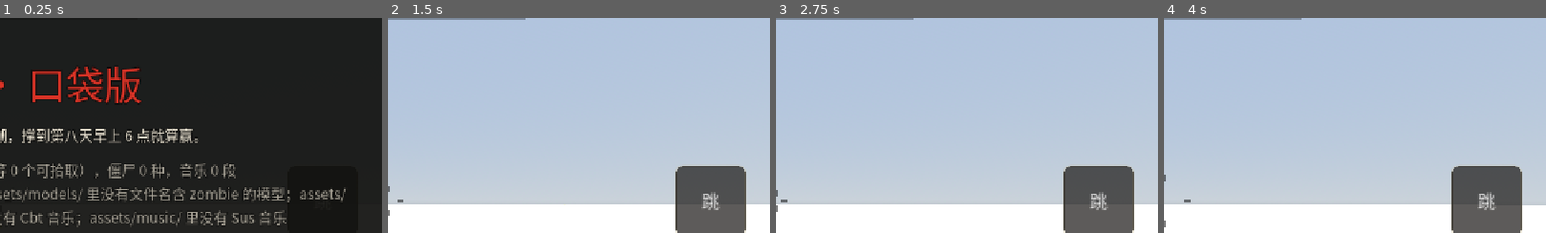
Above: before the commit, frames 1-4 (left to right).
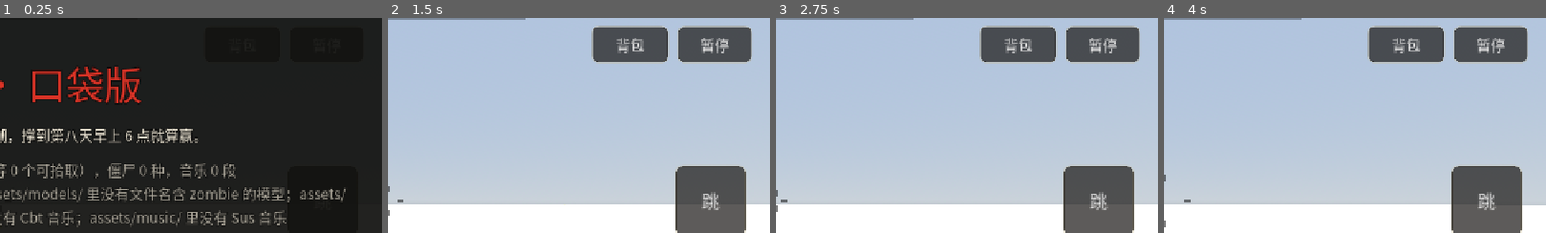
Above: after the commit, the same moments.

Repository: langhua98/7day
Game: Godot game, scene res://scenes/main.tscn
The game is run twice, just before and just after one commit, with the same random seed, the same clock (stepped at 60 frames per second) and the same inputs.
Inputs (mouse positions are % of the whole screen's width and height, from its top left):
- Up to frame 1 (0.25 s): no input
- Up to frame 2 (1.5 s): click "开始" at 0.5 s; tap Enter at 1.25 s; move the mouse to (72, 45) at 1.27 s; hold D from 1.28 s (still down); tap Shift at 1.35 s; click (72, 45) at 1.42 s
- Up to frame 3 (2.75 s): tap Space at 1.52 s; release D at 2 s; drag from (30, 55) to (45, 70) at 2.02 s
- Up to frame 4 (4 s): move the mouse to (60, 28) at 2.77 s; hold D 2.78-3.5 s; tap R at 2.85 s; tap Space at 3.5 s; drag from (45, 70) to (20, 35) at 3.52 s
The pictures show only the part of the screen within x 50-100%, y 8-58%; the shares and areas given below are measured in that part.

The runs differ from the first frame. In frame 2, 6.5% of the frame differs, in the area x 53-96%, y 3-21%; in frame 3, 6.5%; in frame 4, 6.5%.

Commit message:
Phase 5: UI polish, sound synthesis spread over frames, auto-pause, README
- Sounds are synthesized one per frame on the start screen instead of blocking launch
- Distant zombies pose their bones every third frame
- Auto-pause when the app goes to the background; ammo is picked up by walking over it
- Fix top-right bag/pause buttons; smaller blood drops that spray out the back
- README: new controls, zombie types, guns and ammo, survival, sounds folder

Co-Authored-By: Claude Opus 5.5 (1M context) <noreply@anthropic.com>
Claude-Session: https://claude.ai/code/session_01Nf75UAYQgrCWJK5nfNGDxj

Diff:
--- a/scripts/hud.gd
+++ b/scripts/hud.gd
@@ -210,12 +210,8 @@
 	_progress_label.visible = false
 	_root.add_child(_progress_label)
 
-	_add_button(_bag_btn, "背包", Vector2(-300, 66), Vector2(130, 64), 24)
-	_bag_btn.set_anchors_preset(Control.PRESET_TOP_RIGHT)
-	_bag_btn.position = Vector2(-300, 66)
-	_add_button(_pause_btn, "暂停", Vector2(-156, 66), Vector2(126, 64), 24)
-	_pause_btn.set_anchors_preset(Control.PRESET_TOP_RIGHT)
-	_pause_btn.position = Vector2(-156, 66)
+	_add_button(_bag_btn, "背包", Vector2(-300, 66), Vector2(130, 64), 24, Control.PRESET_TOP_RIGHT)
+	_add_button(_pause_btn, "暂停", Vector2(-156, 66), Vector2(126, 64), 24, Control.PRESET_TOP_RIGHT)
 
 	_build_bag_panel()
 
@@ -247,11 +243,13 @@
 	_apply_safe_area()
 
 
-func _add_button(b: Button, text: String, pos: Vector2, size: Vector2, font: int) -> void:
+func _add_button(b: Button, text: String, pos: Vector2, size: Vector2, font: int, preset := Control.PRESET_BOTTOM_RIGHT) -> void:
 	b.text = text
-	b.set_anchors_preset(Control.PRESET_BOTTOM_RIGHT)
-	b.position = pos
-	b.size = size
+	b.set_anchors_preset(preset)
+	b.offset_left = pos.x
+	b.offset_top = pos.y
+	b.offset_right = pos.x + size.x
+	b.offset_bottom = pos.y + size.y
 	b.add_theme_font_size_override("font_size", font)
 	b.mouse_filter = Control.MOUSE_FILTER_IGNORE
 	_root.add_child(b)
@@ -465,6 +463,13 @@
 	_end_panel.visible = true
 
 
+## 切到后台（来电话、回桌面）自动暂停
+func _notification(what: int) -> void:
+	if what in [NOTIFICATION_APPLICATION_PAUSED, NOTIFICATION_APPLICATION_FOCUS_OUT]:
+		if is_inside_tree() and not (_start_panel.visible or _end_panel.visible or _pause_panel.visible):
+			set_paused(true)
+
+
 func set_paused(on: bool) -> void:
 	_pause_panel.visible = on
 	get_tree().paused = on
--- a/scripts/main.gd
+++ b/scripts/main.gd
@@ -147,8 +147,8 @@
 	add_child(fx_root)
 
 	_blood_mesh = SphereMesh.new()
-	_blood_mesh.radius = 0.035
-	_blood_mesh.height = 0.07
+	_blood_mesh.radius = 0.025
+	_blood_mesh.height = 0.05
 	_blood_mesh.radial_segments = 6
 	_blood_mesh.rings = 3
 	_blood_mat = StandardMaterial3D.new()
@@ -595,14 +595,15 @@
 	p.one_shot = true
 	p.emitting = false
 	p.amount = amount
-	p.lifetime = 0.7
+	p.lifetime = 0.6
 	p.explosiveness = 0.95
 	p.mesh = _blood_mesh
 	p.material_override = _blood_mat
-	p.direction = (toward + Vector3.UP * 0.6).normalized()
-	p.spread = 45.0
-	p.initial_velocity_min = 1.5
-	p.initial_velocity_max = 4.0
+	# 大部分从背后喷出去，少量溅向打来的方向
+	p.direction = (-toward * 0.6 + Vector3.UP * 0.5).normalized()
+	p.spread = 70.0
+	p.initial_velocity_min = 0.8
+	p.initial_velocity_max = 2.6
 	p.gravity = Vector3(0, -12.0, 0)
 	p.scale_amount_min = 0.5
 	p.scale_amount_max = 1.4
@@ -943,6 +944,12 @@
 		if l.is_queued_for_deletion():
 			continue
 		count += 1
+		# 子弹走过去就自动捡
+		if Assets.items_by_id[l.get_meta("item")].kind == Assets.Kind.AMMO:
+			if Vector2(l.position.x - player.position.x, l.position.z - player.position.z).length() < 1.2:
+				_pickup(l.get_meta("item"))
+				l.queue_free()
+				continue
 		var spin: Node3D = l.get_node("Spin")
 		spin.rotation.y += delta * 1.2
 		spin.position.y = 0.15 + sin(Time.get_ticks_msec() / 400.0 + l.position.x) * 0.05
--- a/scripts/sfx.gd
+++ b/scripts/sfx.gd
@@ -16,6 +16,8 @@
 var _next2d := 0
 var _next3d := 0
 var _rng := RandomNumberGenerator.new()
+var _makers := {}
+var _todo: Array = []
 
 
 func _ready() -> void:
@@ -34,7 +36,13 @@
 		add_child(p)
 		_pool3d.append(p)
 	_load_files()
-	_synth_all()
+	_prepare()
+
+
+## 合成要一点时间（手机上约 1 秒），所以开局界面时每帧合成一个；还没合成的声音第一次用时当场合成
+func _process(_delta: float) -> void:
+	if not _todo.is_empty():
+		_synth(_todo.pop_back())
 
 
 func play(name: String, vol_db := 0.0, pitch := 1.0) -> void:
@@ -71,6 +79,9 @@
 
 
 func _pick(name: String) -> AudioStream:
+	if not _streams.has(name) and _makers.has(name):
+		_synth(name)
+		_todo.erase(name)
 	var list: Array = _streams.get(name, [])
 	if list.is_empty():
 		return null
@@ -99,7 +110,22 @@
 # —— 合成 ——
 
 func _synth_all() -> void:
-	var makers := {
+	_prepare()
+	while not _todo.is_empty():
+		_synth(_todo.pop_back())
+
+
+func _synth(name: String) -> void:
+	if _streams.has(name):
+		return   # 有真实音效文件就不合成
+	var list := []
+	for v in VARIANTS.get(name, 1):
+		list.append(_to_stream(_makers[name].call()))
+	_streams[name] = list
+
+
+func _prepare() -> void:
+	_makers = {
 		"gun_pistol": _gun.bind(0.45, 130.0, 0.9),
 		"gun_rifle": _gun.bind(0.75, 85.0, 1.0),
 		"gun_shotgun": _gun.bind(0.95, 60.0, 0.6),
@@ -125,13 +151,7 @@
 		"eat": _eat,
 		"drink": _drink,
 	}
-	for name in makers:
-		if _streams.has(name):
-			continue   # 有真实音效文件就不合成
-		var list := []
-		for v in VARIANTS.get(name, 1):
-			list.append(_to_stream(makers[name].call()))
-		_streams[name] = list
+	_todo = _makers.keys().filter(func(n): return not _streams.has(n))
 
 
 func _to_stream(samples: PackedFloat32Array) -> AudioStreamWAV:
--- a/scripts/zombie.gd
+++ b/scripts/zombie.gd
@@ -53,6 +53,8 @@
 var _groan_t := 0.0
 var _special_cd := 0.0
 var _moving := 0.0
+var _anim_acc := 0.0
+var _anim_frame := 0
 var _bones := {}
 var _rng := RandomNumberGenerator.new()
 var _meshes: Array[MeshInstance3D] = []
@@ -205,7 +207,13 @@
 			if _state_t >= 1.8:
 				_set_state(State.CHASE)
 	rotation.y = _yaw
-	_animate(delta)
+	# 远处的僵尸每 3 帧摆一次骨骼，省手机的性能
+	_anim_acc += delta
+	_anim_frame += 1
+	if dist > 25.0 and _anim_frame % 3 != 0:
+		return
+	_animate(_anim_acc)
+	_anim_acc = 0.0
 
 
 func _set_state(s: int) -> void:
Not shown, changed: README.md
